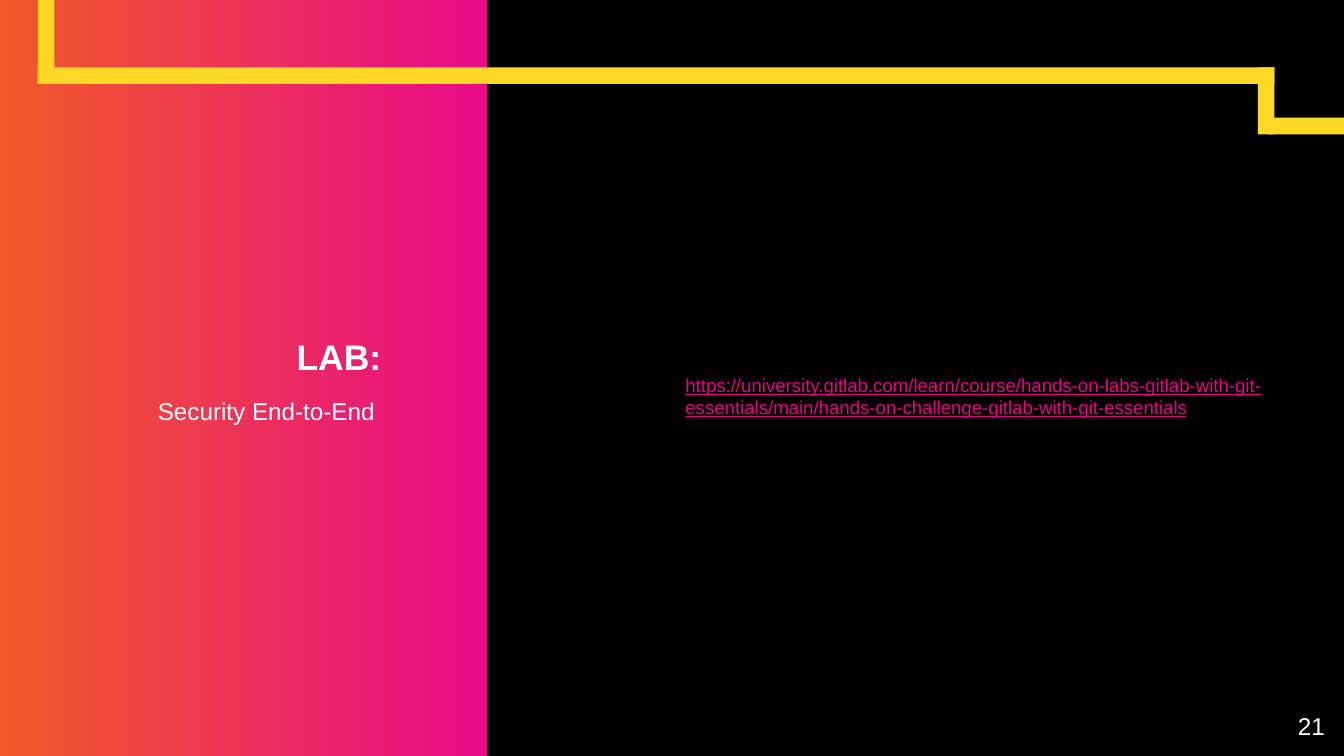
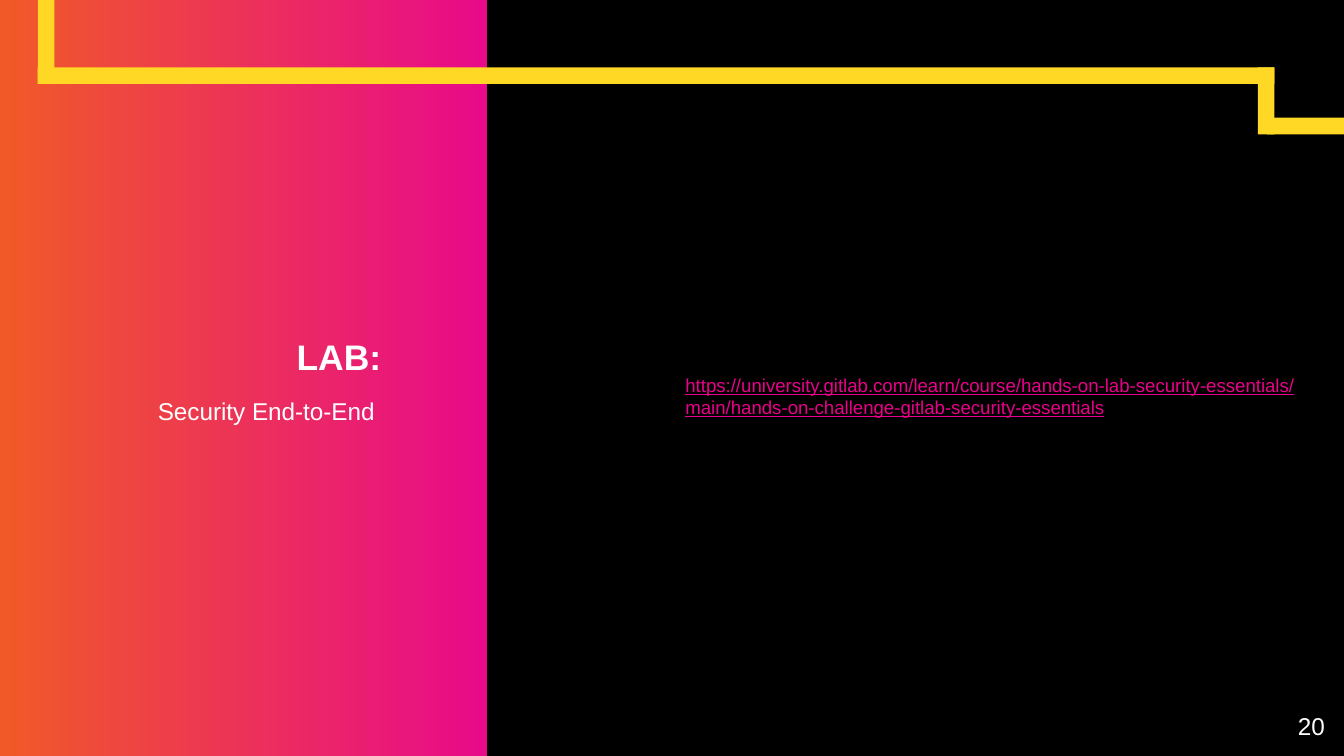
Before and after one commit to KernelGamut32/devsecops-agile-gitlab, a slide deck: slide 20 of gitlab/slides/GitLab.pptx (slide 21 before the commit). Drawn at 1344x756 pixels with LibreOffice and Linux fonts; fonts in the diff are those of the drawing. Boxes give left, top, right and bottom in pixels: in the first picture for what was removed or moved away, otherwise in the second. Text is boxed around its words. In the diff, an @@ line names an element or a change of style, - is before the commit and + after.

```diff
--- a/gitlab/slides/GitLab.pptx
+++ b/gitlab/slides/GitLab.pptx
@@ text at (x1=685, y1=378, x2=1294, y2=418): text changed @@
-https://university.gitlab.com/learn/course/hands-on-labs-gitlab-with-git-essentials/main/hands-on-challenge-gitlab-with-git-essentials
+https://university.gitlab.com/learn/course/hands-on-lab-security-essentials/main/hands-on-challenge-gitlab-security-essentials
@@ page number at (x1=1298, y1=718, x2=1325, y2=736): text changed @@
-21
+20
```
Also in this commit, not shown: 1 other slide changed, 1 slide added, 1 slide removed, 1 other file.
